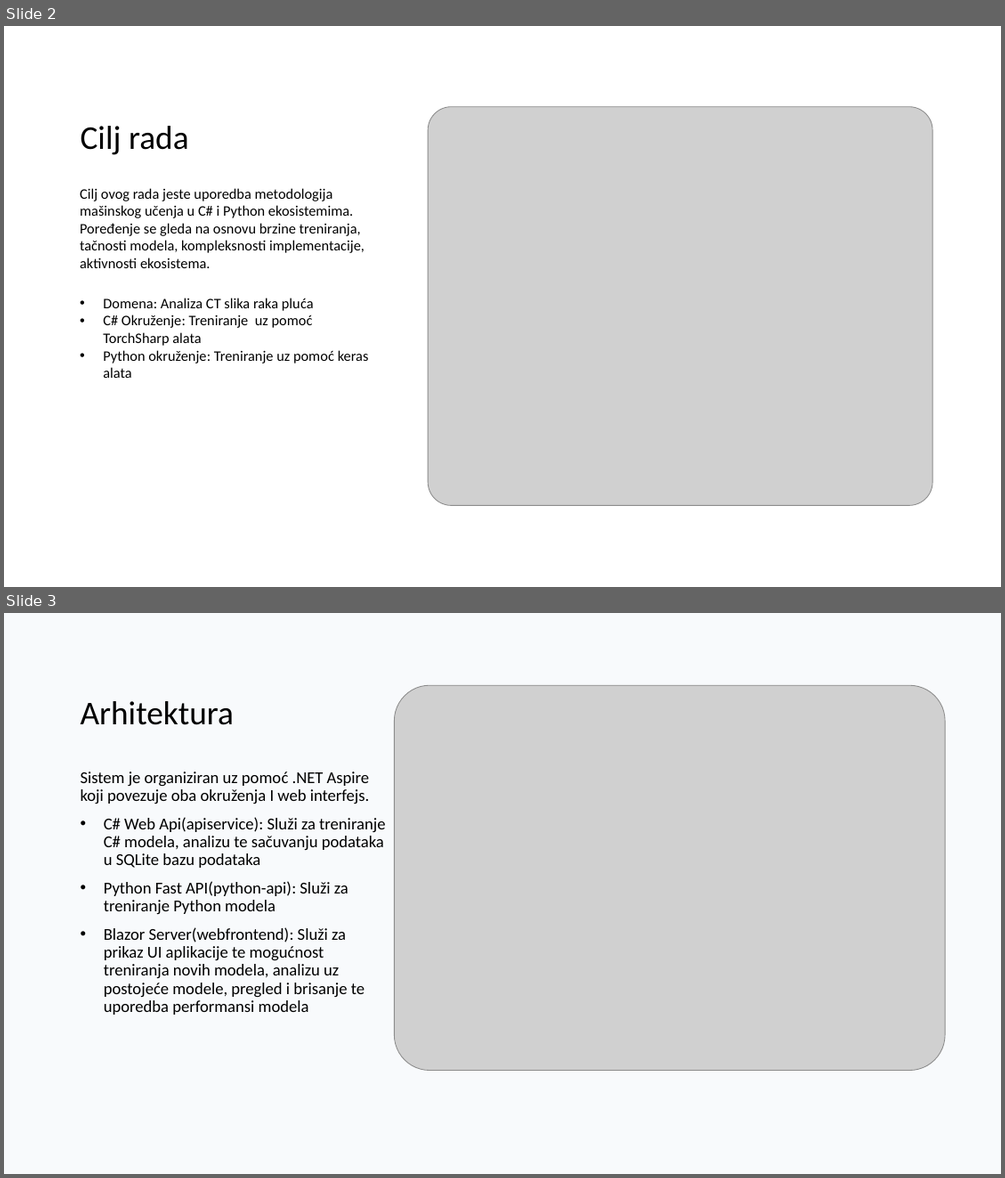
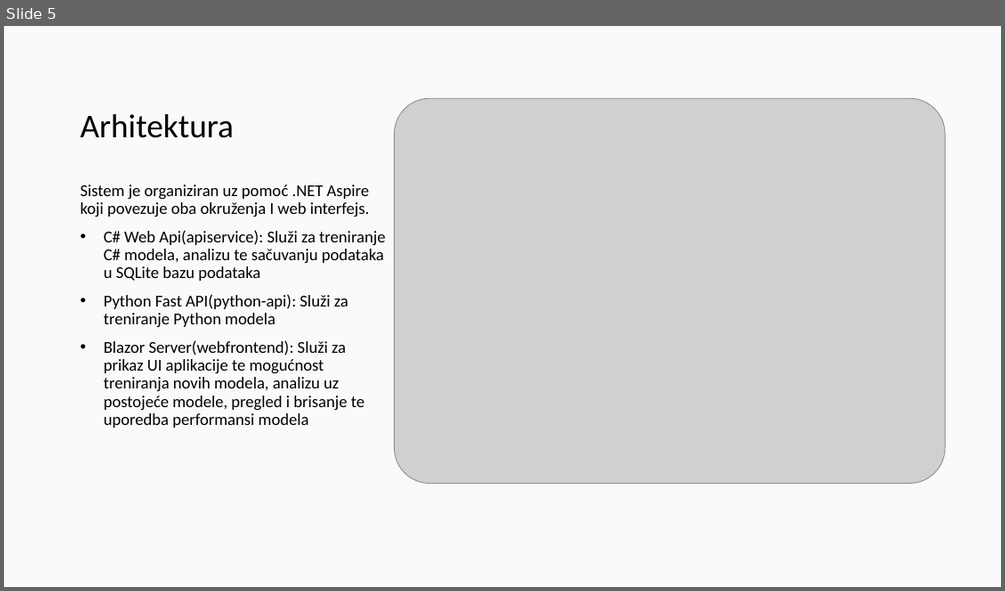
Before and after one commit to omarkurtovic/ml-dotnet-vs-python, a slide deck: Presentation/Komparativna analiza ML metodologija.pptx. Shown one above the other, each under a label of ours: slides 2 and 3 before the commit, slide 5 after it. The pictures are 1005x1178 and 1005x591 pixels, drawn with LibreOffice and Linux fonts; fonts in the diff are those of the drawing; grey boxes stand for pictures. Boxes give left, top, right and bottom in pixels: in the first picture for what was removed or moved away, otherwise in the second. Text is boxed around its words. In the diff, an @@ line names an element or a change of style, - is before the commit and + after.

```diff
--- a/Presentation/Komparativna analiza ML metodologija.pptx
+++ b/Presentation/Komparativna analiza ML metodologija.pptx
@@ slide 2 removed at box(4, 26, 1001, 587), background #FFFFFF @@
@@ title removed at box(81, 126, 189, 155) @@
-Cilj rada
@@ picture removed at box(428, 107, 933, 506) @@
@@ text removed at box(80, 188, 369, 378) @@
-Cilj ovog rada jeste uporedba metodologija mašinskog učenja u C# i Python ekosistemima. Poređenje se gleda na osnovu brzine treniranja, tačnosti modela, kompleksnosti implementacije, aktivnosti ekosistema.
-• Domena: Analiza CT slika raka pluća
-• C# Okruženje: Treniranje uz pomoć TorchSharp alata
-• Python okruženje: Treniranje uz pomoć keras alata
@@ what was slide 3 is now slide 5 @@
```
Also in this commit, not shown: 1 slide changed, 3 slides added, 4 other files.
